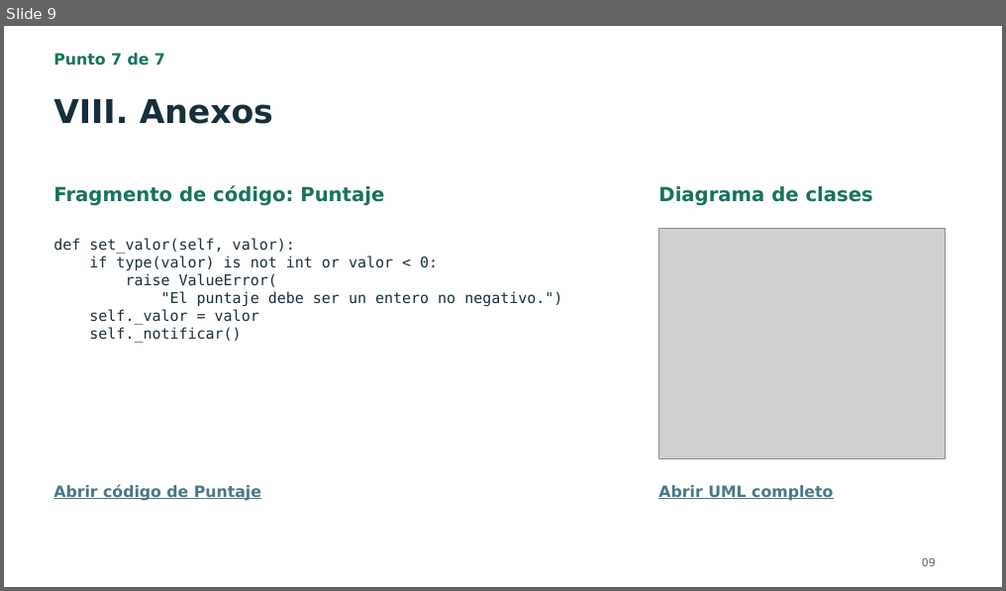
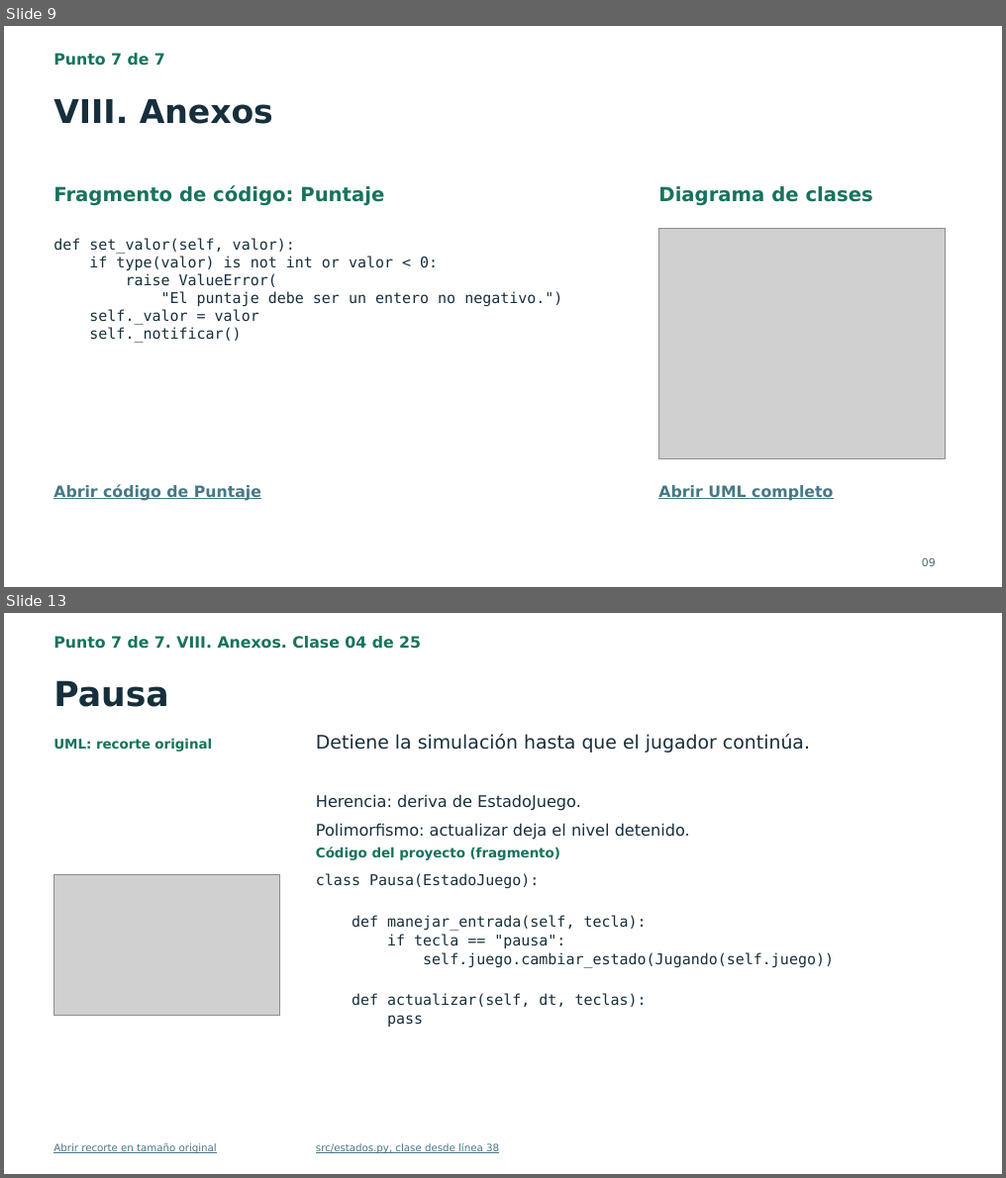
Before and after one commit to JhosFcL/FugaPrision, a slide deck: entrega/Presentacion_Fuga_de_la_Prision.pptx. Shown one above the other, each under a label of ours: slide 9 before the commit, slides 9 and 13 after it; the slides between them are not shown. The pictures are 1006x591 and 1006x1178 pixels, drawn with LibreOffice and Linux fonts; fonts in the diff are those of the drawing; grey boxes stand for pictures. Boxes give left, top, right and bottom in pixels: in the first picture for what was removed or moved away, otherwise in the second. Text is boxed around its words. In the diff, an @@ line names an element or a change of style, - is before the commit and + after.

```diff
--- a/entrega/Presentacion_Fuga_de_la_Prision.pptx
+++ b/entrega/Presentacion_Fuga_de_la_Prision.pptx
@@ slide 13 added at [4,613,1002,1174], background #FFFFFF @@
@@ text added at [54,636,421,649], 15 pt, text #16735D, bold @@
+Punto 7 de 7. VIII. Anexos. Clase 04 de 25
@@ text added at [54,680,168,707], 33 pt, text #172F3C, bold @@
+Pausa
@@ text added at [54,738,212,752], 12.8 pt, text #16735D, bold @@
+UML: recorte original
@@ text added at [316,734,810,753], 18 pt, text #172F3C @@
+Detiene la simulación hasta que el jugador continúa.
@@ text added at [316,794,581,811], 15.4 pt, text #172F3C @@
+Herencia: deriva de EstadoJuego.
@@ text added at [316,823,690,840], 15.4 pt, text #172F3C @@
+Polimorfismo: actualizar deja el nivel detenido.
@@ text added at [316,847,560,861], 12.8 pt, text #16735D, bold @@
+Código del proyecto (fragmento)
@@ picture added at [54,875,280,1015] @@
@@ text added at [316,873,834,1027], 14.2 pt, text #172F3C @@
+class Pausa(EstadoJuego):
+def manejar_entrada(self, tecla):
+if tecla == "pausa":
+self.juego.cambiar_estado(Jugando(self.juego))
+def actualizar(self, dt, teclas):
+pass
@@ text added at [54,1144,217,1154], 9.8 pt, text #467886, underline @@
+Abrir recorte en tamaño original
@@ text added at [316,1144,499,1154], 9.8 pt, text #467886, underline @@
+src/estados.py, clase desde línea 38
```
Also in this commit, not shown: 24 other slides added, 29 other files.
